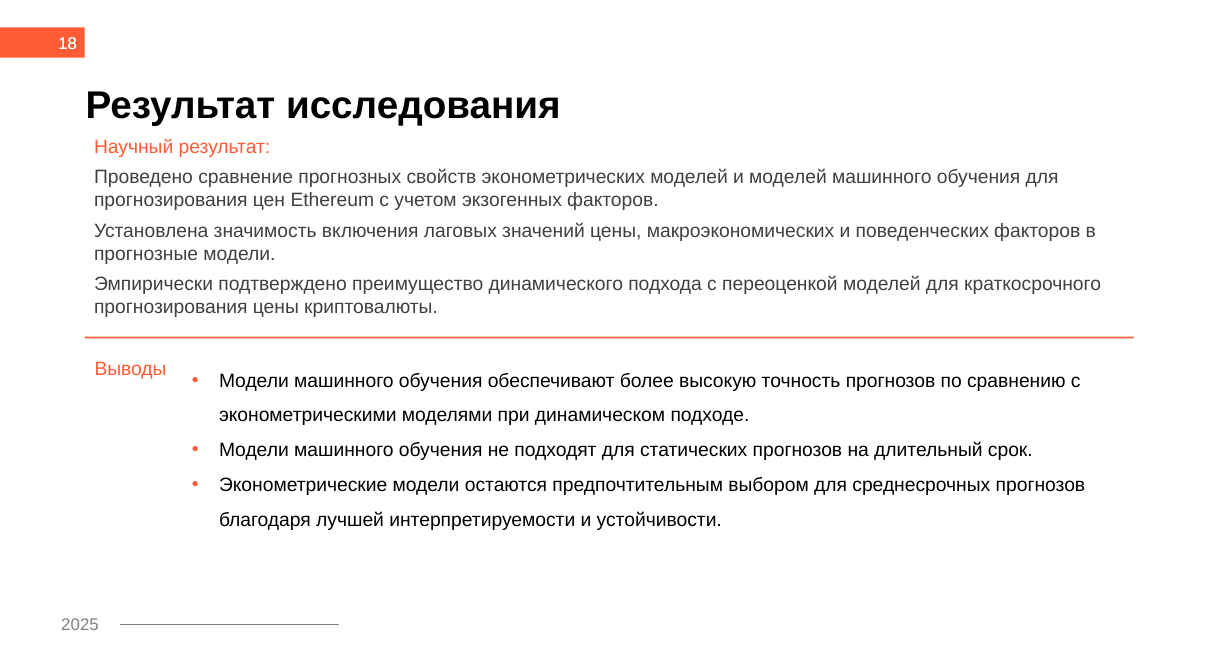
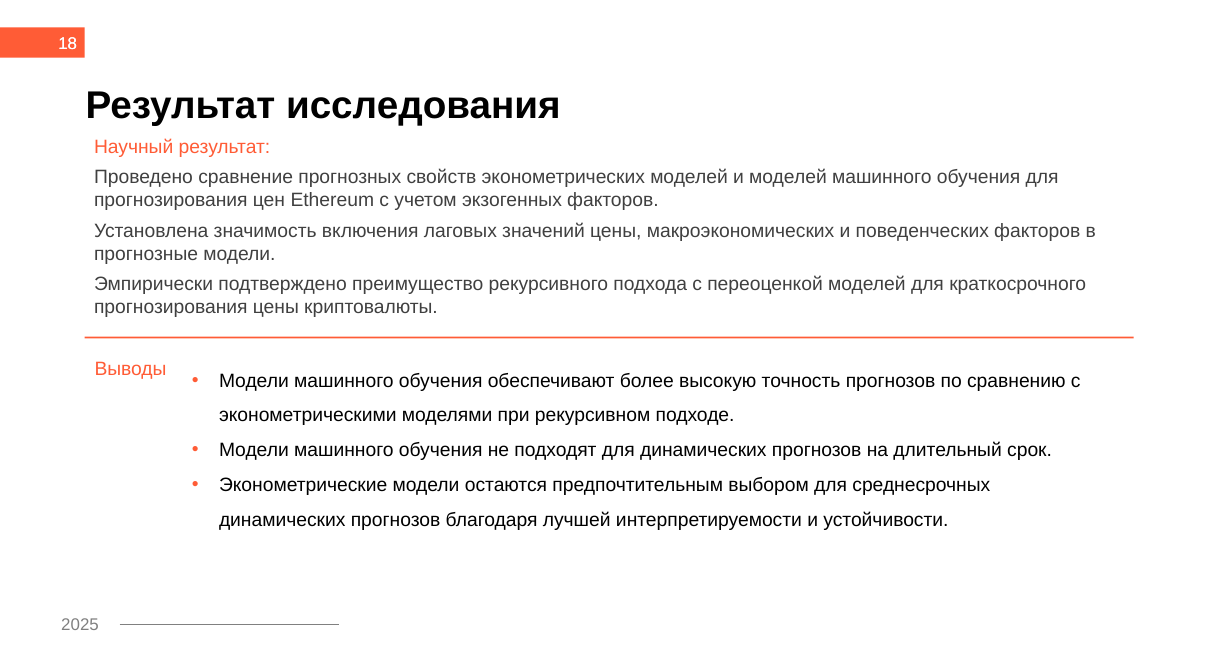
Before and after one commit to yashamov/ETH-Forecast-Research, a slide deck: slide 18 of Презентация ВКР.pptx. Drawn at 1232x650 pixels with LibreOffice and Linux fonts; fonts in the diff are those of the drawing; background and template pictures are left out. Boxes give left, top, right and bottom in pixels: in the first picture for what was removed or moved away, otherwise in the second. Text is boxed around its words. In the diff, an @@ line names an element or a change of style, - is before the commit and + after.

```diff
--- a/Презентация ВКР.pptx
+++ b/Презентация ВКР.pptx
@@ text at bbox=[94, 275, 1086, 317]: text changed @@
-Эмпирически подтверждено преимущество динамического подхода с переоценкой моделей для краткосрочного прогнозирования цены криптовалюты.
+Эмпирически подтверждено преимущество рекурсивного подхода с переоценкой моделей для краткосрочного прогнозирования цены криптовалюты.
@@ text at bbox=[219, 373, 1081, 530]: text changed @@
-• Модели машинного обучения обеспечивают более высокую точность прогнозов по сравнению с эконометрическими моделями при динамическом подходе.
-• Модели машинного обучения не подходят для статических прогнозов на длительный срок.
-• Эконометрические модели остаются предпочтительным выбором для среднесрочных прогнозов благодаря лучшей интерпретируемости и устойчивости.
+• Модели машинного обучения обеспечивают более высокую точность прогнозов по сравнению с эконометрическими моделями при рекурсивном подходе.
+• Модели машинного обучения не подходят для динамических прогнозов на длительный срок.
+• Эконометрические модели остаются предпочтительным выбором для среднесрочных динамических прогнозов благодаря лучшей интерпретируемости и устойчивости.
```
Also in this commit, not shown: 1 other slide changed, 1 other file.
